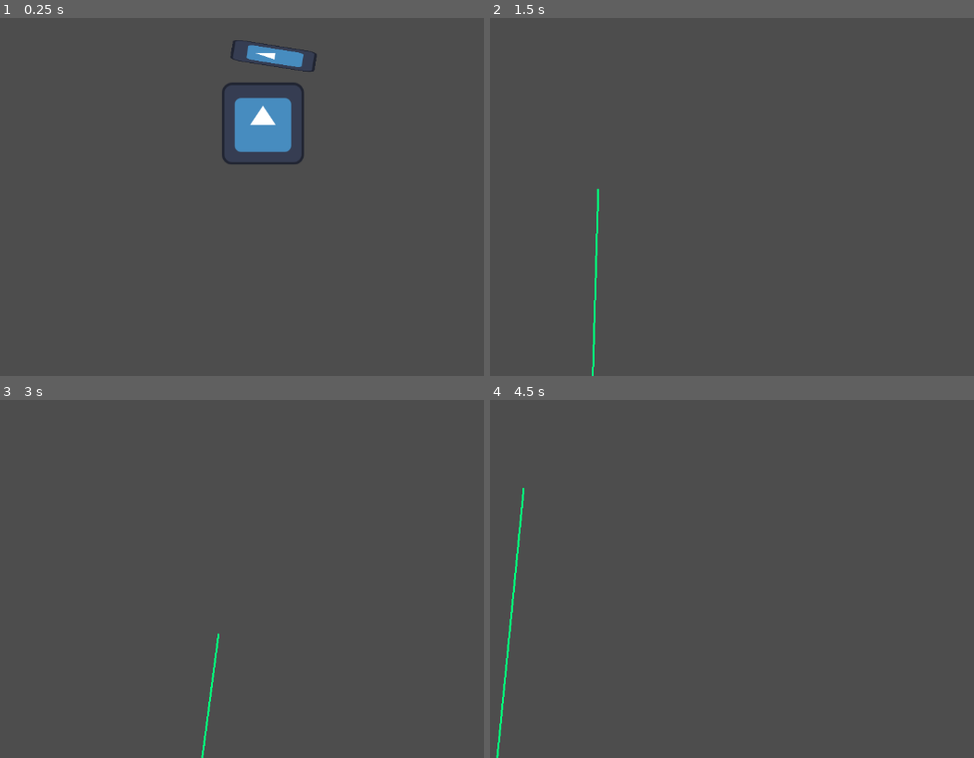
Above: before the commit, frames 1-4 (two rows, left to right).
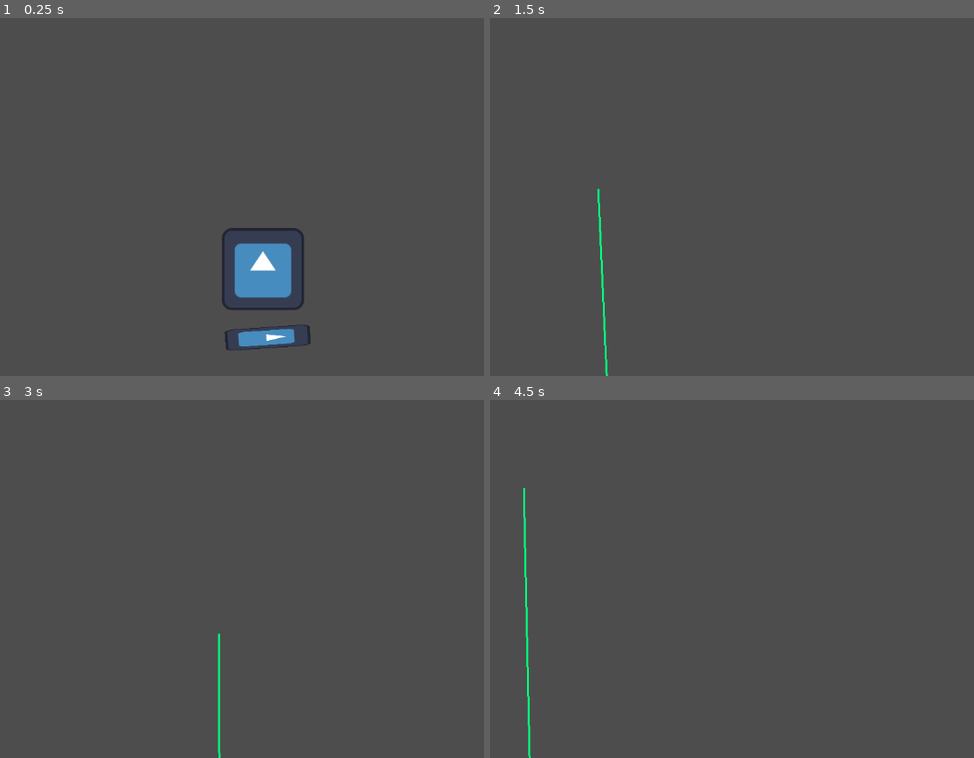
Above: after the commit, the same moments.

Repository: pmarsh-scottlogic/GMTKGameJam2023
Game: Godot game, scene res://Scenes/player.tscn
Two runs of this game, one before a commit and one after it. Both use one fixed random seed, a clock stepped at 60 frames per second and the inputs below. This scene is started directly instead of the project's main scene. The engine's default icon, where the game draws it, is replaced by a stand-in: a white triangle on a blue panel in a dark square.
Inputs (mouse positions are in pixels of both pictures, inside the frame that each line leads up to):
- Up to frame 1 (0.25 s): no input
- Up to frame 2 (1.5 s): move the mouse to (906, 146) at 0.52 s; click (906, 146) at 0.67 s; tap Enter at 1.25 s; move the mouse to (596, 189) at 1.27 s; click (596, 189) at 1.42 s
- Up to frame 3 (3 s): tap Space at 2 s; move the mouse to (329, 457) at 2.02 s; click (329, 457) at 2.17 s; tap Enter at 2.75 s; move the mouse to (217, 632) at 2.77 s; click (217, 632) at 2.92 s
- Up to frame 4 (4.5 s): tap Space at 3.5 s; move the mouse to (969, 611) at 3.52 s; click (969, 611) at 3.67 s; tap Enter at 4.25 s; move the mouse to (523, 489) at 4.27 s; click (523, 489) at 4.42 s

The runs differ from the first frame. In frame 1, 5.9% of the frame differs, in the area x 45-66%, y 6-93%; in frame 2, 0.5%; in frame 3, 0.4%; in frame 4, 0.8%.

Commit message:
Update movement physics (#5)
* Updated Movement Physics

* Fixed Player edit

* Additional Updates to physics

Diff:
--- a/project/Scenes/player.tscn
+++ b/project/Scenes/player.tscn
@@ -20,7 +20,8 @@
 
 [node name="Player" type="RigidBody2D"]
 position = Vector2(587, 226)
-mass = 1.25
+mass = 3.0
+gravity_scale = 9.0
 lock_rotation = true
 script = ExtResource("1_tdkvs")
 
--- a/project/Scripts/Player.gd
+++ b/project/Scripts/Player.gd
@@ -1,10 +1,10 @@
 extends RigidBody2D
 
 # Speed cap for adding force
-var maxForce: float = 1500
+var maxForce: float = 810
 
 # Multiplier for magnitude
-var magnitudeMultiplier: float = 2
+var magnitudeMultiplier: float = 12
 
 # Mouse held position
 var mouseHeld: bool = false
@@ -23,6 +23,7 @@
 		line.points[1] = to_local(get_global_mouse_position())
 
 func _addPlayerForce(force: Vector2):
+	self.linear_velocity = Vector2.ZERO
 	apply_impulse(force)
 
 func _input(event):
